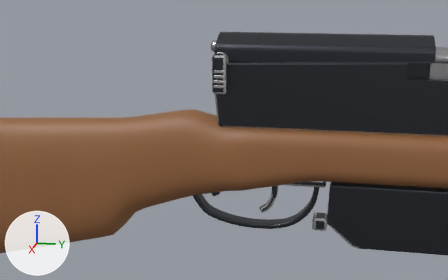
What one commit did to the glTF model assets/models/guns/sks.glb.
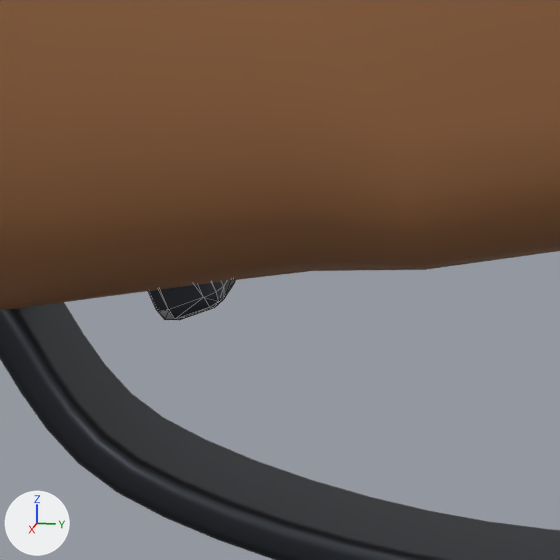
Each version is shown from a 50 mm camera at (0.3577, 0.0921, 0.0972) aimed at (-0.0085, 0.0189, 0.0057), then close up on the part from 44% to 57% of the width and 58% to 79% of the height. Lighting does not change. The marker at lower left points along +X, +Y and +Z. The older version's two pictures come first. The close-ups show mesh edges as thin lines. Vertices at exactly the same position are counted once.

Names of what the first close-up shows: 'selector', 'static'.
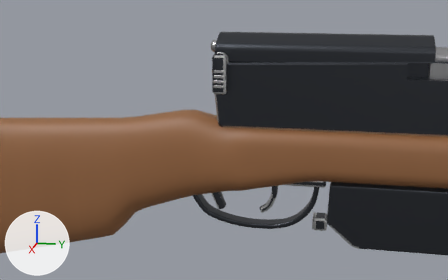
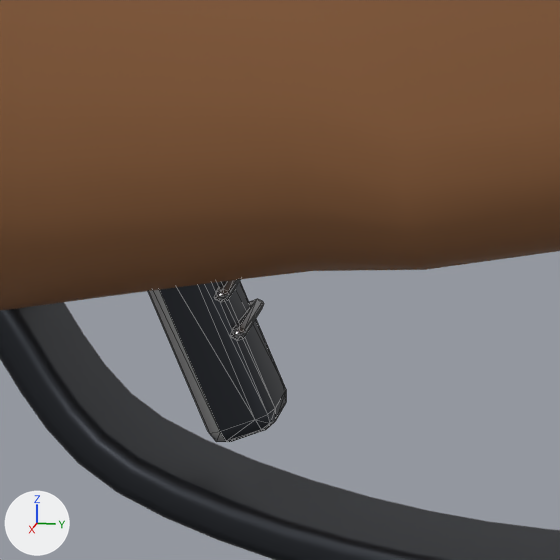
Location of each change, [x1, y1, x2, y2] in pixels of the close-ups (560 x 560 px):
'selector', reshaped
    before: [148, 280, 235, 320]
    after: [148, 279, 286, 442]
part 1 of me_selector, rebuilt
    before: [148, 280, 235, 320]
    after: [148, 281, 286, 442]
part 2 of me_selector, added
    after: [214, 279, 241, 302]
part 3 of me_selector, added
    after: [230, 299, 264, 340]

The edits, one by one:
me_selector is used by ob_selector; location (0.0, 0.012, -0.017).
me_selector had 128 vertices, 240 faces and spanned x -0.0032..0.0032, y -0.00223..0.00613, z -0.01064..0.00143.
me_selector now has 152 vertices, 284 faces and spans x -0.0033..0.0033, y -0.00223..0.00963, z -0.01893..0.00143.
me_selector part 1: the loose piece of 56 vertices spanning x -0.003..0.003, y -0.00223..0.00613, z -0.01064..0.00143 is rebuilt with 56 vertices and now spans x -0.0031..0.0031, y -0.00223..0.00963, z -0.01893..0.00143.
me_selector part 2: a new loose piece of 24 vertices spanning x -0.0033..0.0033, y 0.00569..0.00678, z -0.00879..-0.00786, in mat_steel (grey #adadaf).
me_selector part 3: a new loose piece of 24 vertices spanning x -0.0033..0.0033, y 0.00678..0.00787, z -0.01137..-0.01044, in mat_steel (grey #adadaf).
Other edits to the shape of me_selector do not show in these pictures.
me_selector gains material mat_steel (grey #adadaf).
